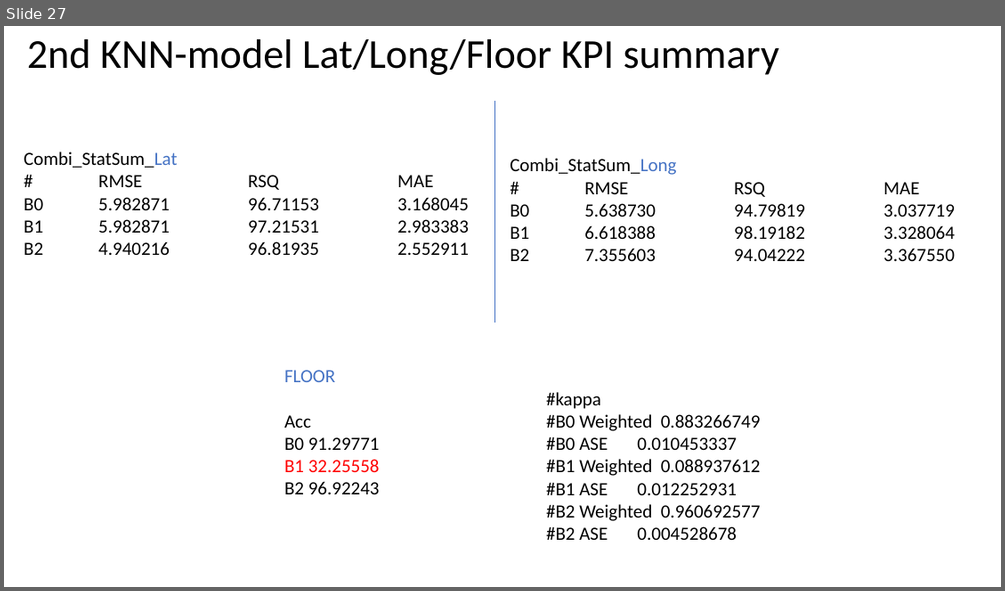
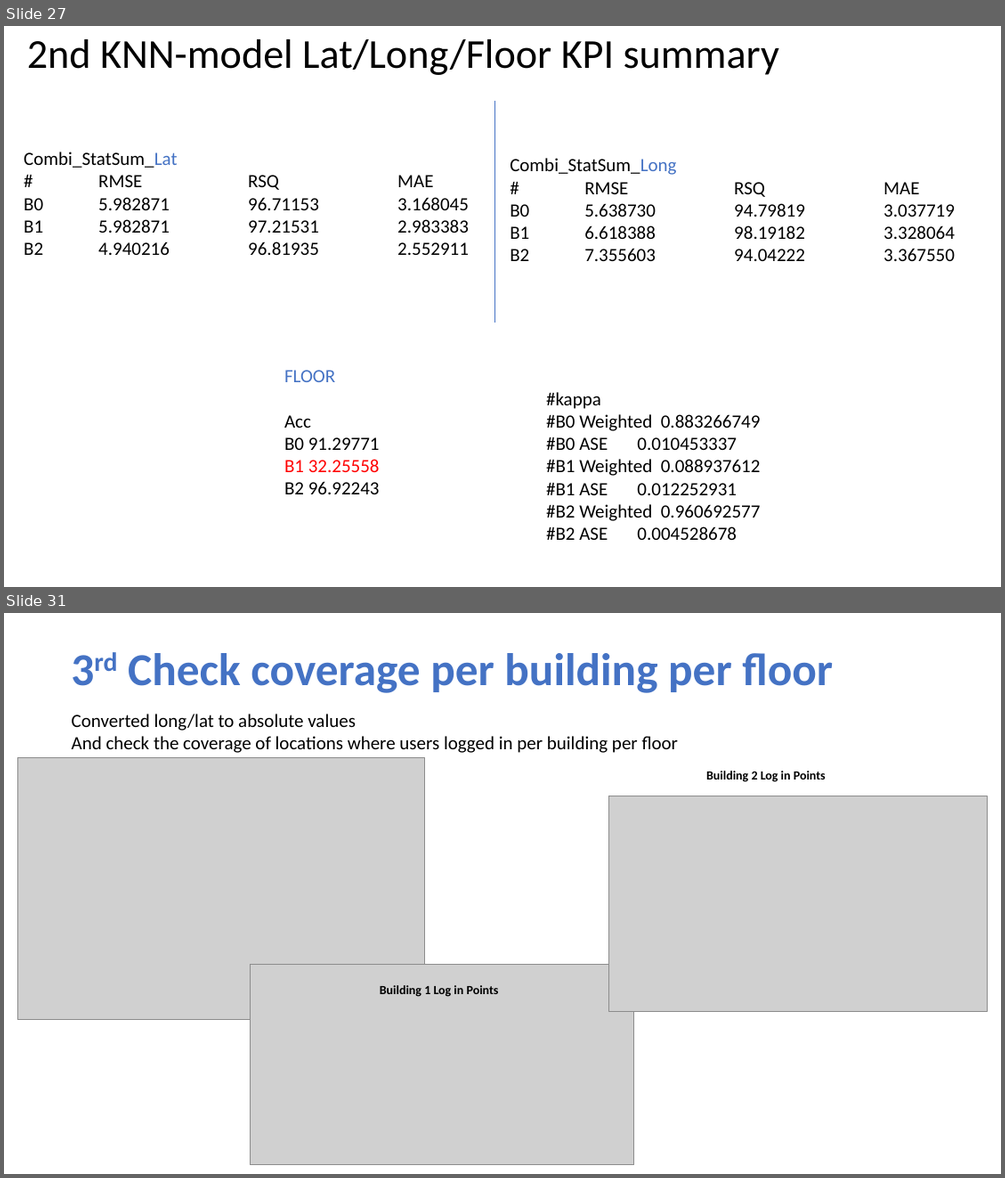
Before and after one commit to NatasjaFortuin/Wifi-locationing, a slide deck: Data etc/Log.pptx. Shown one above the other, each under a label of ours: slide 27 before the commit, slides 27 and 31 after it; the slides between them are not shown. The pictures are 1005x591 and 1005x1178 pixels, drawn with LibreOffice and Linux fonts; fonts in the diff are those of the drawing; grey boxes stand for pictures. Boxes give left, top, right and bottom in pixels: in the first picture for what was removed or moved away, otherwise in the second. Text is boxed around its words. In the diff, an @@ line names an element or a change of style, - is before the commit and + after.

```diff
--- a/Data etc/Log.pptx
+++ b/Data etc/Log.pptx
@@ slide 31 added at box(4, 613, 1001, 1174), background #FFFFFF @@
@@ title added at box(128, 653, 833, 693), 44 pt, text #4472C4, bold @@
+3rd Check coverage per building per floor
@@ text added at box(72, 714, 679, 753), 18 pt, text #000000 @@
+Converted long/lat to absolute values
+And check the coverage of locations where users logged in per building per floor
@@ picture added at box(17, 757, 424, 1020) @@
@@ text added at box(706, 771, 825, 782), 12 pt, text #000000, bold @@
+Building 2 Log in Points
@@ picture added at box(609, 796, 987, 1011) @@
@@ picture added at box(250, 965, 633, 1165) @@
@@ text added at box(380, 985, 499, 997), 12 pt, text #000000, bold @@
+Building 1 Log in Points
```
Also in this commit, not shown: 1 slide changed, 3 other slides added, 13 other files.
